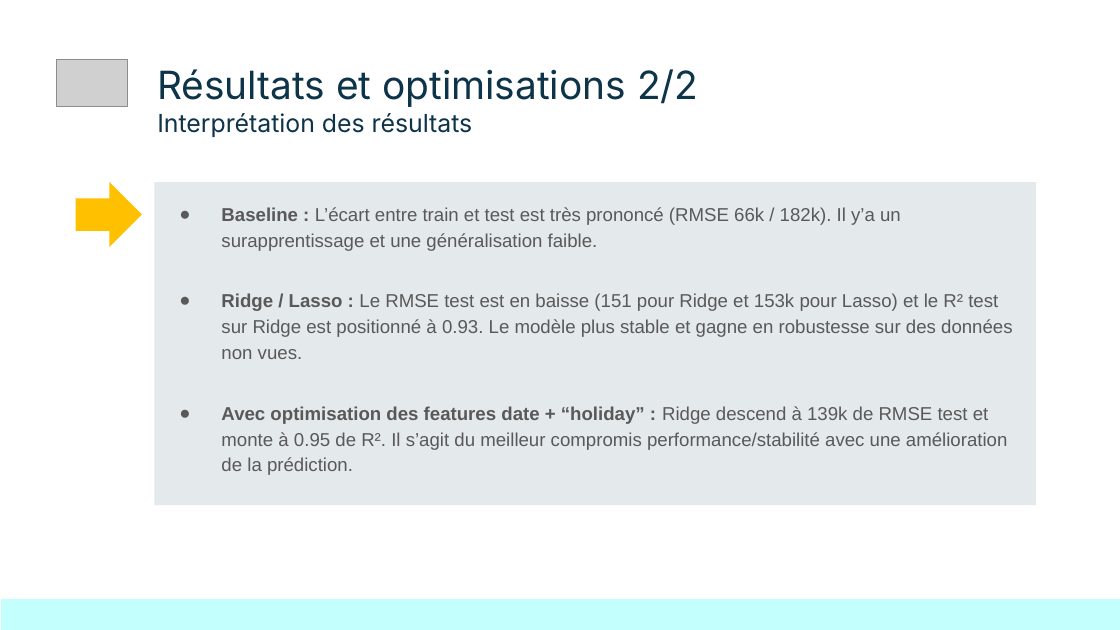
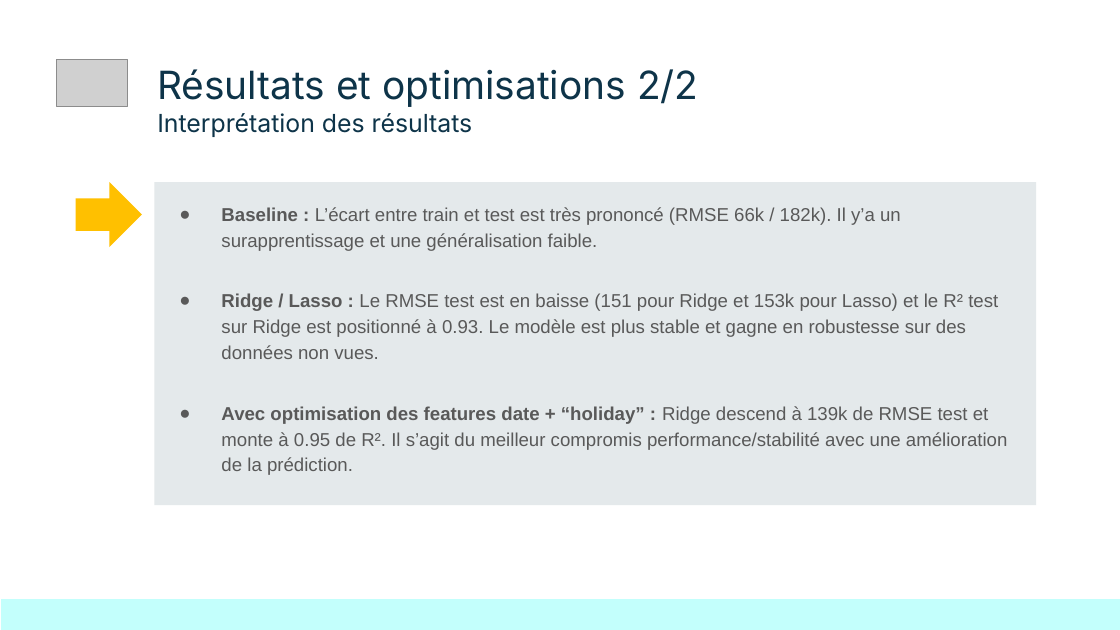
Before and after one commit to jyvuillequez/Bloc_03_Projet_Walmart_Sales, a slide deck: slide 7 of présentation/Bloc_03_Projet_Walmart_Sales.pptx (slide 6 before the commit). Drawn at 1120x630 pixels with LibreOffice and Linux fonts; fonts in the diff are those of the drawing; grey boxes stand for pictures. Boxes give left, top, right and bottom in pixels: in the first picture for what was removed or moved away, otherwise in the second. Text is boxed around its words. In the diff, an @@ line names an element or a change of style, - is before the commit and + after.

Commit message:
MAJ présentation

```diff
--- a/présentation/Bloc_03_Projet_Walmart_Sales.pptx
+++ b/présentation/Bloc_03_Projet_Walmart_Sales.pptx
@@ text at <box>221,293,998,359</box>: text changed @@
-● Ridge / Lasso : Le RMSE test est en baisse (151 pour Ridge et 153k pour Lasso) et le R² test sur Ridge est positionné à 0.93. Le modèle plus stable et gagne en robustesse sur des données non vues.
+● Ridge / Lasso : Le RMSE test est en baisse (151 pour Ridge et 153k pour Lasso) et le R² test sur Ridge est positionné à 0.93. Le modèle est plus stable et gagne en robustesse sur des données non vues.
```
Also in this commit, not shown: 1 other slide changed, 1 slide added, 2 other files.
